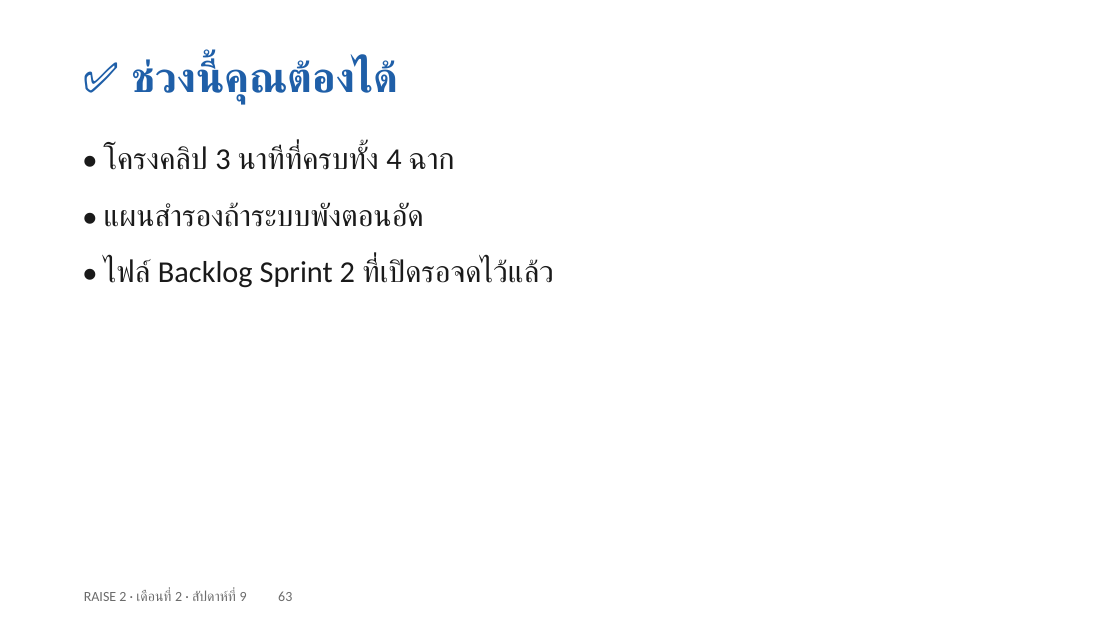
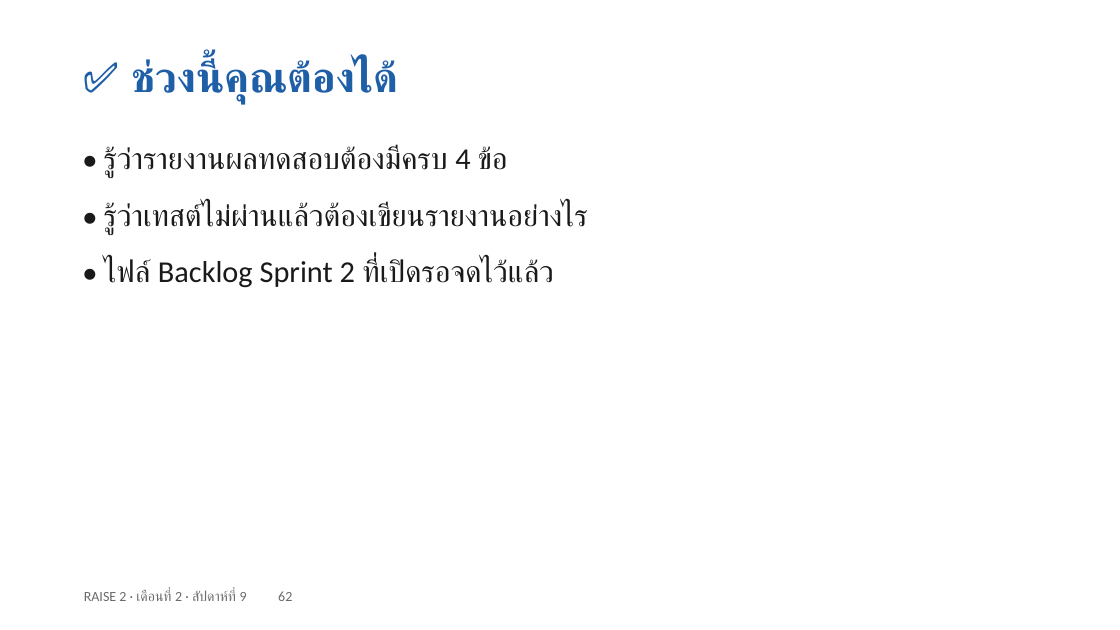
Before and after one commit to cnacha-mfu/raise2-module2, a slide deck: slide 62 of materials/week9/w9-slides.pptx (slide 63 before the commit). Drawn at 1120x630 pixels with LibreOffice and Linux fonts; fonts in the diff are those of the drawing. Boxes give left, top, right and bottom in pixels: in the first picture for what was removed or moved away, otherwise in the second. Text is boxed around its words. In the diff, an @@ line names an element or a change of style, - is before the commit and + after.

```diff
--- a/materials/week9/w9-slides.pptx
+++ b/materials/week9/w9-slides.pptx
@@ text at box(104, 145, 508, 177): text changed @@
-• โครงคลิป 3 นาทีที่ครบทั้ง 4 ฉาก
+• รู้ว่ารายงานผลทดสอบต้องมีครบ 4 ข้อ
@@ text at box(104, 202, 588, 234): text changed @@
-• แผนสำรองถ้าระบบพังตอนอัด
+• รู้ว่าเทสต์ไม่ผ่านแล้วต้องเขียนรายงานอย่างไร
```
Also in this commit, not shown: 55 other slides changed, 1 slide added, 2 slides removed, 8 other files.
